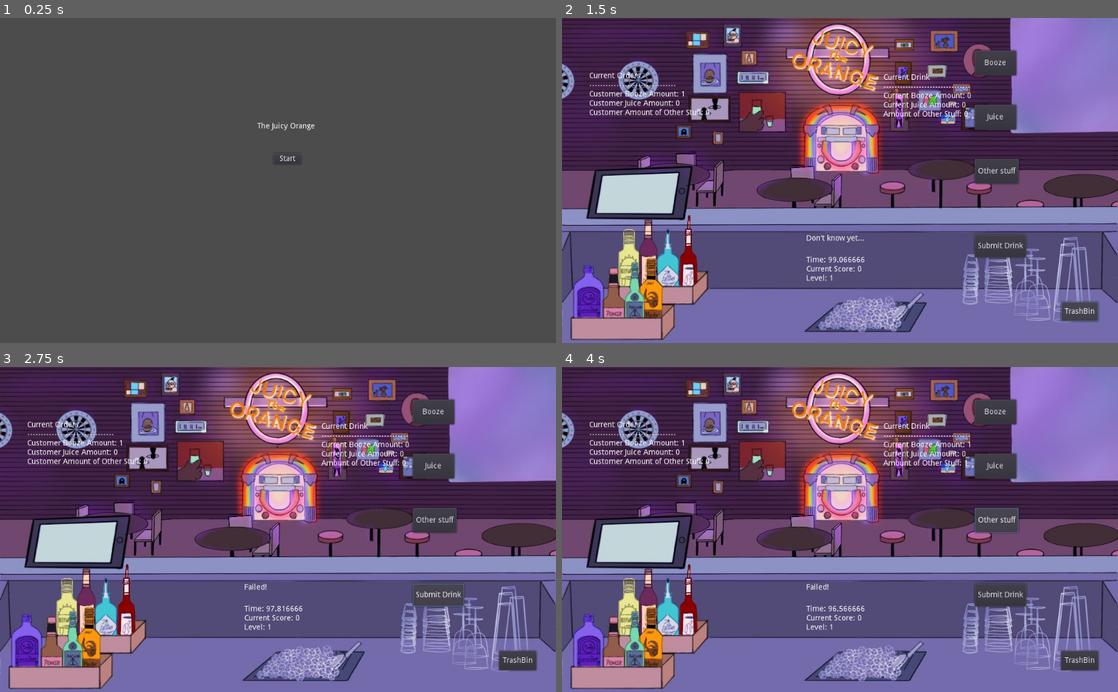
Above: before the commit, frames 1-4 (two rows, left to right).
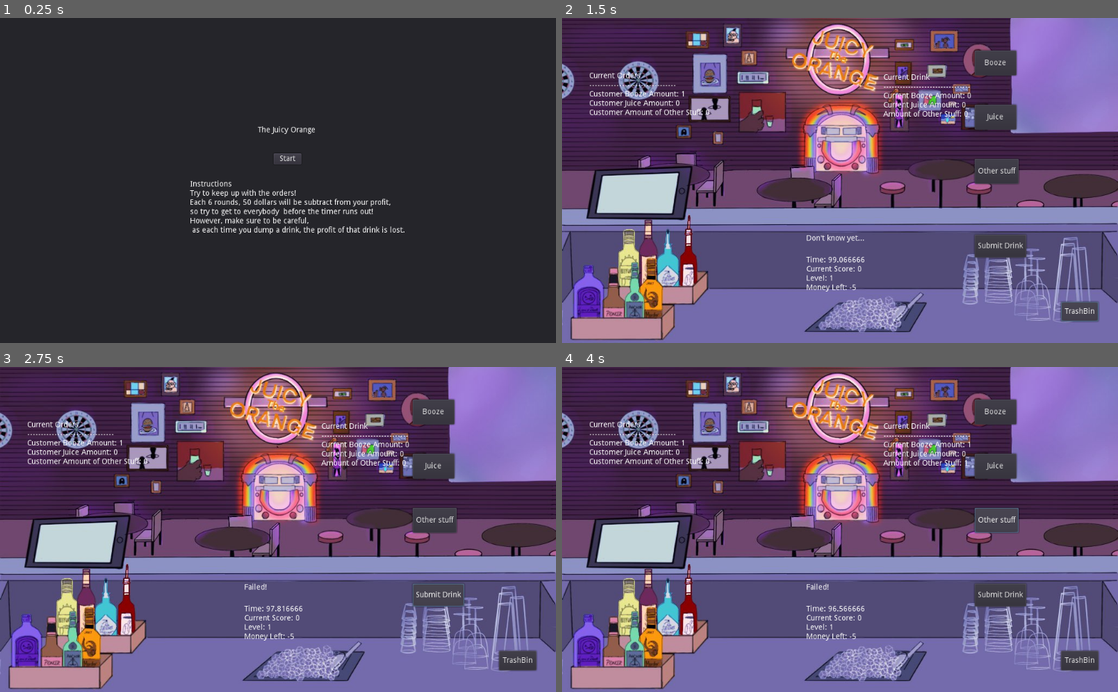
Above: after the commit, the same moments.

Repository: ValorZard/Bar-Game
Game: Godot game, scene res://Menu.tscn
Same seed, same stepped clock (60 frames per second), same inputs: the game is played once before the commit and once after it.
Inputs:
- Up to frame 1 (0.25 s): no input
- Up to frame 2 (1.5 s): click "Start" at 0.5 s; click "TrashBin" at 1.25 s
- Up to frame 3 (2.75 s): click "Submit Drink" at 2 s
- Up to frame 4 (4 s): click "Booze" at 2.75 s; click "Other stuff" at 3.5 s

The runs differ from the first frame. In frame 1, 99% of the frame differs, in the area x 0-100%, y 0-100%; in frame 2, less than 0.1%; in frame 3, less than 0.1%; in frame 4, less than 0.1%.

Commit message:
finished build for the game

Diff:
--- a/BarScript.gd
+++ b/BarScript.gd
@@ -26,6 +26,7 @@
 var current_score : int
 var beginning_wait_time : int
 var level : int
+var money : int
 # Called when the node enters the scene tree for the first time.
 func _ready():
 	randomize()
@@ -75,14 +76,27 @@
 
 func _on_TrashBin_pressed():
 	dump_drink()
+	# lets just say each drink is five dollars to keep it simple
+	money -= 5
 
 func calculate_score():
 	current_score += int($Timer.time_left) * level * level
 
 func change_level():
 	level += 1
+	# subtract operating costs from money
+	if (level % 6 == 0):
+		money -= 50
+	if (money < 0):
+		end_game()
 	$Timer.wait_time = beginning_wait_time / level
 	$Timer.start()
+
+func end_game():
+	get_tree().change_scene("res://ScoreScreen.tscn")
+	GameState.score = current_score
+	GameState.money = money
+	GameState.level = level
 
 func _on_SubmitDrink_pressed():
 	for drink in customer_orders:
@@ -90,6 +104,8 @@
 			dump_drink()
 			customer_orders.erase(drink)
 			calculate_score()
+			# lets just say each drink is five dollars to keep it simple
+			money += 5
 
 			if len(customer_orders) == 0:
 				randomize_customer_order()
@@ -109,6 +125,7 @@
 	$ScoreLabel.text = "Time: " + str($Timer.time_left)
 	$ScoreLabel.text += "\n" + "Current Score: " + str(current_score)
 	$ScoreLabel.text += "\n" + "Level: " + str(level)
+	$ScoreLabel.text += "\n" + "Money Left: " + str(money)
 	# Current Order
 	$OrderLabel.text = "Current Orders"
 	for drink in customer_orders:
--- /dev/null
+++ b/GameState.gd
@@ -0,0 +1,19 @@
+extends Node
+
+
+# Declare member variables here. Examples:
+# var a = 2
+# var b = "text"
+
+var score : int
+var level : int
+var money : int
+
+# Called when the node enters the scene tree for the first time.
+func _ready():
+	pass # Replace with function body.
+
+
+# Called every frame. 'delta' is the elapsed time since the previous frame.
+#func _process(delta):
+#	pass
--- a/Menu.tscn
+++ b/Menu.tscn
@@ -4,11 +4,18 @@
 
 [node name="MainMenu" type="Node2D"]
 
+[node name="Panel" type="Panel" parent="."]
+margin_right = 1072.0
+margin_bottom = 626.0
+__meta__ = {
+"_edit_use_anchors_": false
+}
+
 [node name="Label" type="Label" parent="."]
-margin_left = 474.0
-margin_top = 193.0
-margin_right = 514.0
-margin_bottom = 207.0
+margin_left = 475.0
+margin_top = 200.0
+margin_right = 581.0
+margin_bottom = 214.0
 text = "The Juicy Orange"
 __meta__ = {
 "_edit_use_anchors_": false
@@ -25,4 +32,19 @@
 "_edit_use_anchors_": false
 }
 
+[node name="Instructions" type="Label" parent="."]
+margin_left = 350.0
+margin_top = 300.0
+margin_right = 746.0
+margin_bottom = 399.0
+text = "Instructions
+Try to keep up with the orders!
+Each 6 rounds, 50 dollars will be subtract from your profit,
+so try to get to everybody  before the timer runs out!
+However, make sure to be careful,
+ as each time you dump a drink, the profit of that drink is lost."
+__meta__ = {
+"_edit_use_anchors_": false
+}
+
 [connection signal="pressed" from="Button" to="Button" method="_on_Button_pressed"]
--- /dev/null
+++ b/ScoreScreen.gd
@@ -0,0 +1,21 @@
+extends Node2D
+
+
+# Declare member variables here. Examples:
+# var a = 2
+# var b = "text"
+
+
+# Called when the node enters the scene tree for the first time.
+func _ready():
+	$Panel/Label.text = "Score: " + str(GameState.score)
+	$Panel/Label.text += "\nLevel Reached: " + str(GameState.level)
+
+
+# Called every frame. 'delta' is the elapsed time since the previous frame.
+#func _process(delta):
+#	pass
+
+
+func _on_Button_pressed():
+	get_tree().change_scene("res://Menu.tscn")
--- /dev/null
+++ b/ScoreScreen.tscn
@@ -0,0 +1,32 @@
+[gd_scene load_steps=2 format=2]
+
+[ext_resource path="res://ScoreScreen.gd" type="Script" id=1]
+
+[node name="Node2D" type="Node2D"]
+script = ExtResource( 1 )
+
+[node name="Panel" type="Panel" parent="."]
+margin_right = 1079.0
+margin_bottom = 751.0
+__meta__ = {
+"_edit_use_anchors_": false
+}
+
+[node name="Label" type="Label" parent="Panel"]
+margin_left = 450.0
+margin_top = 300.0
+margin_right = 490.0
+margin_bottom = 314.0
+text = "Score:"
+__meta__ = {
+"_edit_use_anchors_": false
+}
+
+[node name="Button" type="Button" parent="Panel"]
+margin_left = 450.0
+margin_top = 350.0
+margin_right = 549.0
+margin_bottom = 370.0
+text = "Back to Menu"
+
+[connection signal="pressed" from="Panel/Button" to="." method="_on_Button_pressed"]
--- a/Test.tscn
+++ b/Test.tscn
@@ -1,7 +1,8 @@
-[gd_scene load_steps=3 format=2]
+[gd_scene load_steps=4 format=2]
 
 [ext_resource path="res://BarScript.gd" type="Script" id=1]
 [ext_resource path="res://IMG_0339.jpg" type="Texture" id=2]
+[ext_resource path="res://Test_C1(1).mp3" type="AudioStream" id=3]
 
 [node name="BarScene" type="Node2D"]
 script = ExtResource( 1 )
@@ -105,3 +106,7 @@
 
 [node name="Timer" type="Timer" parent="."]
 wait_time = 10.0
+
+[node name="AudioStreamPlayer" type="AudioStreamPlayer" parent="."]
+stream = ExtResource( 3 )
+autoplay = true
--- a/project.godot
+++ b/project.godot
@@ -14,6 +14,10 @@
 run/main_scene="res://Menu.tscn"
 config/icon="res://icon.png"
 
+[autoload]
+
+GameState="*res://GameState.gd"
+
 [physics]
 
 common/enable_pause_aware_picking=true
Binary file added: Inter-VariableFont_slnt,wght.ttf
Not shown, added: OFL.txt
Not shown, added: Test_C1(1).mp3.import
Binary file added: static/Inter-Black.ttf
Binary file added: static/Inter-Bold.ttf
Binary file added: static/Inter-ExtraBold.ttf
Binary file added: static/Inter-ExtraLight.ttf
Binary file added: static/Inter-Light.ttf
Binary file added: static/Inter-Medium.ttf
Binary file added: static/Inter-Regular.ttf
Binary file added: static/Inter-SemiBold.ttf
Binary file added: static/Inter-Thin.ttf
(and 1 more such lines)
